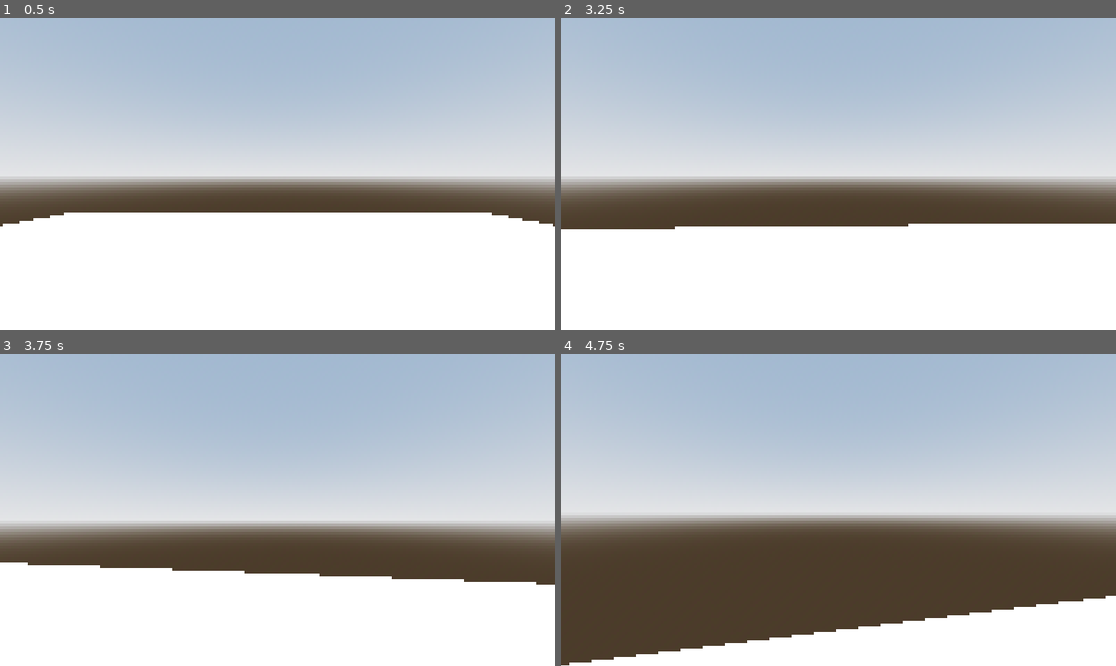
Above: before the commit, frames 1-4 (two rows, left to right).
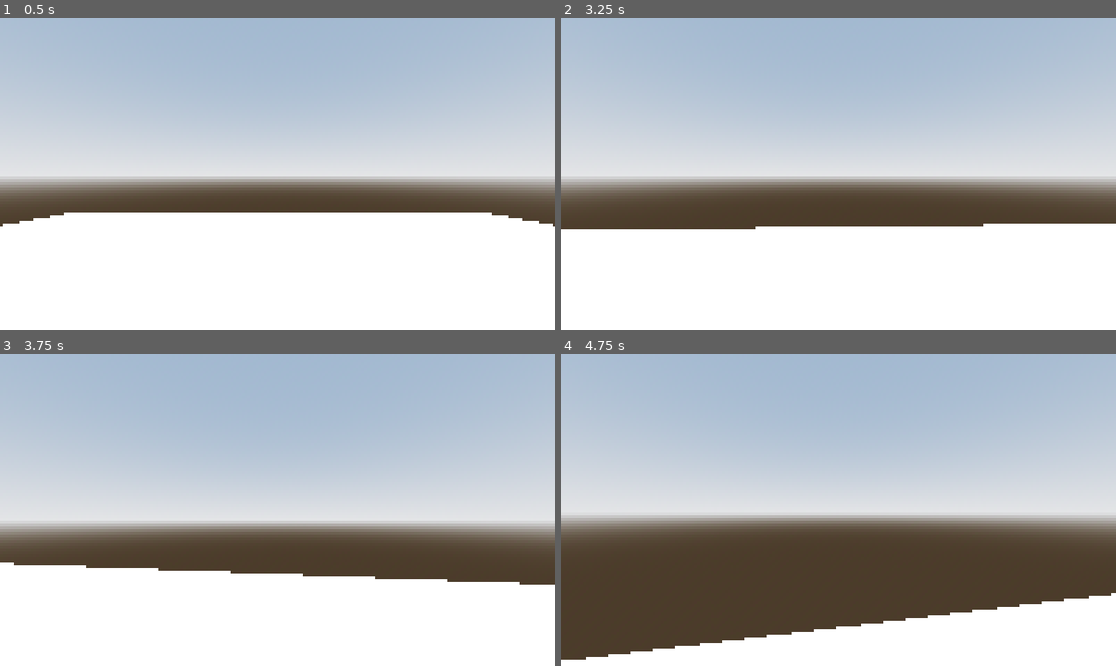
Above: after the commit, the same moments.

Repository: Mhiw/ComfyJam
Game: Godot game, scene res://scenes/main.tscn
Two runs of this game, one before a commit and one after it. Both use one fixed random seed, a clock stepped at 60 frames per second and the inputs below.
Inputs (mouse positions are in pixels of both pictures, inside the frame that each line leads up to):
- Up to frame 1 (0.5 s): no input
- Up to frame 2 (3.25 s): move the mouse to (832, 180) at 0.52 s; hold W (move_forward) 0.53-2.78 s; tap Space (jump) at 0.77, 1.52, 3.02 s; move the mouse to (877, 177) at 1.27 s; move the mouse to (794, 170) at 2.02 s; move the mouse to (844, 174) at 2.77 s; hold A (move_left) from 2.78 s (still down)
- Up to frame 3 (3.75 s): move the mouse to (255, 503) at 3.52 s; release A (move_left) at 3.53 s; hold W (move_forward) from 3.53 s (still down)
- Up to frame 4 (4.75 s): keep holding W (move_forward); tap Space (jump) at 3.77, 4.52 s; move the mouse to (866, 510) at 4.27 s

Frame 1 is identical in both runs. In frame 2, 0.2% of the frame differs, in the area x 20-77%, y 65-68%; in frame 3, 0.2%; in frame 4, 0.9%, in the area x 0-100%, y 76-100%.

Commit message:
Character Controller Tweaks.

Diff:
--- a/scripts/player/player.gd
+++ b/scripts/player/player.gd
@@ -3,7 +3,7 @@
 const SPEED = 5.0
 const JUMP_VELOCITY = 4.5
 const ACCELERATION = 15.0
-const FRICTION = 12.0
+const FRICTION = 16.0
 
 @export var sensitivity = 0.002
 
@@ -29,10 +29,15 @@
 	var direction := (transform.basis * Vector3(input.x, 0, input.y)).normalized()
 
 	if direction:
-		velocity.x = move_toward(velocity.x, direction.x * SPEED, ACCELERATION * delta)
-		velocity.z = move_toward(velocity.z, direction.z * SPEED, ACCELERATION * delta)
+		var horizontal := Vector2(velocity.x, velocity.z)
+		var target := Vector2(direction.x, direction.z) * SPEED
+		horizontal = horizontal.move_toward(target, ACCELERATION * delta)
+		velocity.x = horizontal.x
+		velocity.z = horizontal.y
 	else:
-		velocity.x = move_toward(velocity.x, 0, FRICTION * delta)
-		velocity.z = move_toward(velocity.z, 0, FRICTION * delta)
+		var horizontal := Vector2(velocity.x, velocity.z)
+		horizontal = horizontal.move_toward(Vector2.ZERO, FRICTION * delta)
+		velocity.x = horizontal.x
+		velocity.z = horizontal.y
 
 	move_and_slide()
